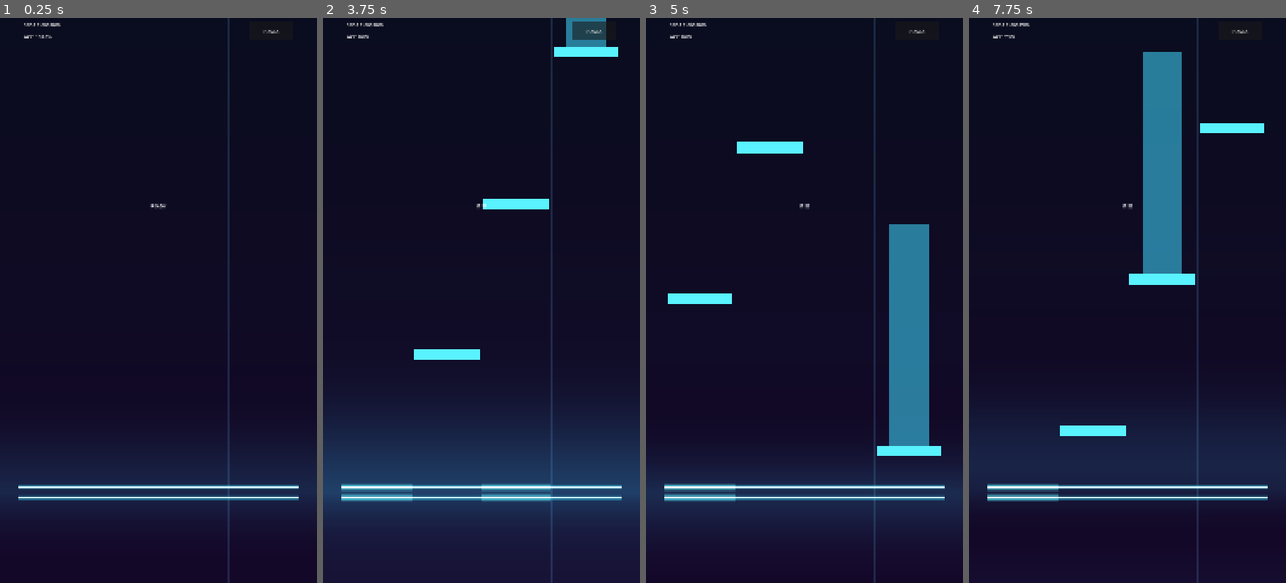
Above: before the commit, frames 1-4 (left to right).
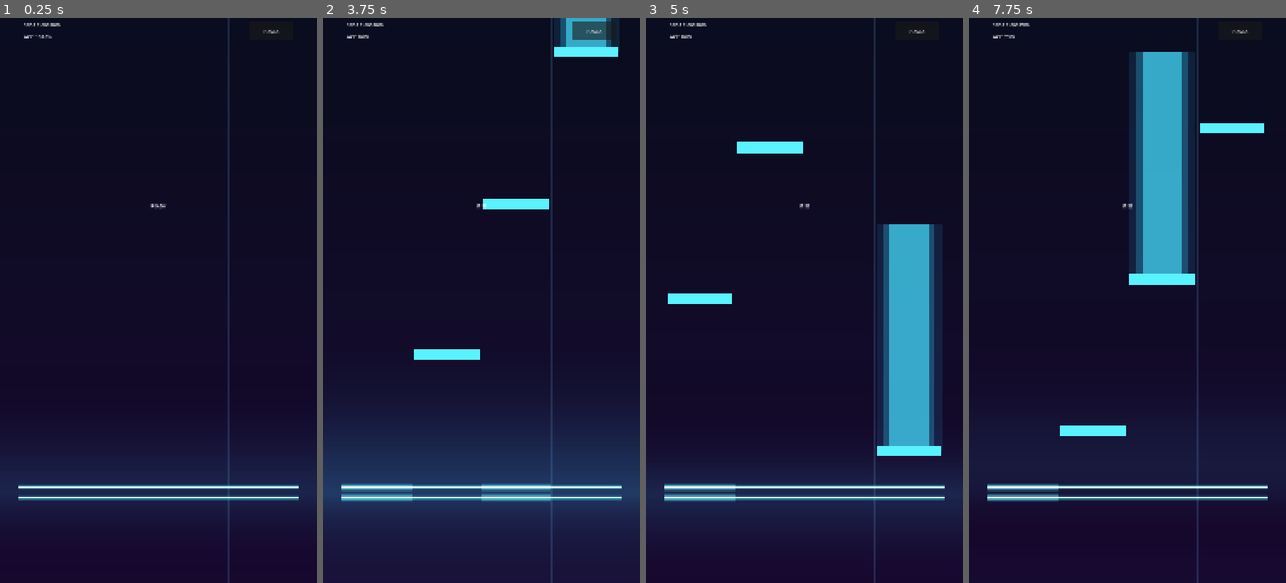
Above: after the commit, the same moments.

Repository: Carrillo524/FeelYourBeats
Game: Godot game, scene res://ui/game_session.tscn
Same seed, same stepped clock (60 frames per second), same inputs: the game is played once before the commit and once after it.
Inputs (mouse positions are in pixels of both pictures, inside the frame that each line leads up to):
- Up to frame 1 (0.25 s): no input
- Up to frame 2 (3.75 s): click "PAUSA" at 0.5 s; click "REINICIAR" at 1.25 s; tap Enter at 2 s; move the mouse to (551, 272) at 2.02 s; hold D 2.03-2.78 s; tap F at 2.1 s; click (551, 272) at 2.17 s; move the mouse to (418, 328) at 2.77 s; tap J at 2.85 s; click (418, 328) at 2.92 s; move the mouse to (513, 176) at 3.52 s; hold D from 3.53 s (still down); tap K at 3.6 s; click (513, 176) at 3.67 s
- Up to frame 3 (5 s): keep holding D; move the mouse to (788, 413) at 4.27 s; tap F at 4.35 s; click (788, 413) at 4.42 s
- Up to frame 4 (7.75 s): move the mouse to (1222, 385) at 5.02 s; release D at 5.03 s; tap one key every 0.75 s from 5.1 s: J K F J; click (1222, 385) at 5.17 s; move the mouse to (1032, 215) at 5.77 s; click (1032, 215) at 5.92 s; move the mouse to (1143, 300) at 6.52 s; click (1143, 300) at 6.67 s; move the mouse to (1079, 159) at 7.27 s; hold D from 7.28 s (still down); click (1079, 159) at 7.42 s

The runs differ from the first frame. In frame 2, 0.7% of the frame differs, in the area x 72-94%, y 0-6%; in frame 3, 8.1%; in frame 4, 8.2%, in the area x 50-72%, y 6-46%.

Commit message:
feat(vfx,gameplay): connect live audio spectrum to backdrop zoom, hold glow and session pipeline

Diff:
--- a/gameplay/game_session.gd
+++ b/gameplay/game_session.gd
@@ -6,15 +6,20 @@
 const DEMO_SAMPLE_RATE: int = 8000
 
 @export var dsp_clock: DSPClock = null
+@export var audio_analyzer: AudioAnalyzer = null
 @export var screen_safe_adapter: ScreenSafeAdapter = null
 @export var input_adapter: RhythmInputAdapter = null
 @export var hit_judge: HitJudge = null
 @export var lane_field: LaneField = null
 @export var reactive_background: ReactiveBackground = null
 @export var safe_hud: SafeHud = null
+@export var custom_audio_path: String = ""
+@export var default_difficulty: int = AutoChartGenerator.Difficulty.NORMAL
+@export var default_note_type_mode: int = AutoChartGenerator.NoteTypeMode.TAP_AND_HOLD
 @export var auto_start_demo: bool = true
 
 var _active_chart: ChartData = null
+var _active_audio_stream: AudioStream = null
 
 
 func _ready() -> void:
@@ -22,14 +27,70 @@
 	mouse_filter = Control.MOUSE_FILTER_IGNORE
 	_resolve_and_wire_nodes()
 
-	if auto_start_demo:
+	if not custom_audio_path.is_empty():
+		var started: bool = start_audio_file_session(
+			custom_audio_path,
+			default_difficulty,
+			default_note_type_mode
+		)
+		if not started and auto_start_demo:
+			start_demo_session()
+	elif auto_start_demo:
 		start_demo_session()
 
 
 func start_demo_session() -> void:
 	_resolve_and_wire_nodes()
 	var demo_chart: ChartData = build_demo_chart()
+	_active_audio_stream = _generate_metronome_stream(
+		demo_chart.duration_sec,
+		demo_chart.bpm_estimate
+	)
+	if audio_analyzer != null:
+		audio_analyzer.set_live_monitoring(true)
 	start_chart_session(demo_chart)
+
+
+func start_audio_file_session(
+	p_audio_path: String,
+	p_difficulty: int = AutoChartGenerator.Difficulty.NORMAL,
+	p_note_type_mode: int = AutoChartGenerator.NoteTypeMode.TAP_AND_HOLD,
+	p_title: String = ""
+) -> bool:
+	_resolve_and_wire_nodes()
+	if audio_analyzer == null or p_audio_path.is_empty():
+		return false
+
+	var stream: AudioStream = audio_analyzer.load_audio_stream(p_audio_path)
+	if stream == null:
+		return false
+
+	var analysis: Dictionary = audio_analyzer.analyze_audio_stream(stream)
+	var duration_sec: float = analysis.get("duration_sec", 0.0) as float
+	if duration_sec <= 0.0:
+		return false
+
+	var file_basename: String = p_audio_path.get_file().get_basename()
+	var song_id: String = file_basename if not file_basename.is_empty() else "custom_track"
+	var resolved_title: String = p_title if not p_title.is_empty() else song_id
+
+	var generator: AutoChartGenerator = AutoChartGenerator.new()
+	var chart: ChartData = generator.generate_from_analysis(
+		song_id,
+		resolved_title,
+		p_audio_path,
+		analysis,
+		p_difficulty,
+		p_note_type_mode
+	)
+
+	var validation: Dictionary = chart.validate()
+	if not (validation.get("valid", false) as bool):
+		return false
+
+	_active_audio_stream = stream
+	audio_analyzer.set_live_monitoring(true)
+	return start_chart_session(chart)
 
 
 func start_chart_session(p_chart: ChartData) -> bool:
@@ -49,11 +110,14 @@
 	if dsp_clock != null:
 		if not dsp_clock.load_chart(p_chart):
 			return false
-		if dsp_clock.audio_player != null and dsp_clock.audio_player.stream == null:
-			dsp_clock.audio_player.stream = _generate_metronome_stream(
-				p_chart.duration_sec,
-				p_chart.bpm_estimate
-			)
+		if dsp_clock.audio_player != null:
+			if _active_audio_stream != null:
+				dsp_clock.audio_player.stream = _active_audio_stream
+			elif dsp_clock.audio_player.stream == null:
+				dsp_clock.audio_player.stream = _generate_metronome_stream(
+					p_chart.duration_sec,
+					p_chart.bpm_estimate
+				)
 
 	if lane_field != null:
 		if not lane_field.load_chart(p_chart):
@@ -67,6 +131,9 @@
 
 	if screen_safe_adapter != null:
 		screen_safe_adapter.recalculate_layout()
+
+	if audio_analyzer != null:
+		audio_analyzer.set_live_monitoring(true)
 
 	if dsp_clock != null:
 		dsp_clock.start()
@@ -114,6 +181,8 @@
 func _resolve_and_wire_nodes() -> void:
 	if dsp_clock == null:
 		dsp_clock = get_node_or_null("DSPClock") as DSPClock
+	if audio_analyzer == null:
+		audio_analyzer = get_node_or_null("AudioAnalyzer") as AudioAnalyzer
 	if screen_safe_adapter == null:
 		screen_safe_adapter = get_node_or_null("ScreenSafeAdapter") as ScreenSafeAdapter
 	if input_adapter == null:
@@ -134,6 +203,7 @@
 	if reactive_background != null:
 		reactive_background.dsp_clock = dsp_clock
 		reactive_background.hit_judge = hit_judge
+		reactive_background.audio_analyzer = audio_analyzer
 		reactive_background.connect_dependencies()
 
 	if lane_field != null:
--- a/gameplay/note_view.gd
+++ b/gameplay/note_view.gd
@@ -4,14 +4,28 @@
 const DEFAULT_HEAD_HEIGHT_PX: float = 36.0
 const HORIZONTAL_PADDING_PX: float = 8.0
 const HOLD_WIDTH_RATIO: float = 0.56
+const HOLD_INNER_GLOW_IDLE_SCALE: float = 1.32
+const HOLD_OUTER_GLOW_IDLE_SCALE: float = 1.68
+const HOLD_INNER_GLOW_ACTIVE_SCALE: float = 1.54
+const HOLD_OUTER_GLOW_ACTIVE_SCALE: float = 2.05
+
+const HOLD_CORE_IDLE_COLOR: Color = Color(0.28, 0.88, 1.0, 0.62)
+const HOLD_CORE_ACTIVE_COLOR: Color = Color(0.65, 1.0, 0.96, 0.88)
+const HOLD_INNER_GLOW_IDLE_COLOR: Color = Color(0.22, 0.82, 1.0, 0.26)
+const HOLD_INNER_GLOW_ACTIVE_COLOR: Color = Color(0.35, 0.98, 0.92, 0.46)
+const HOLD_OUTER_GLOW_IDLE_COLOR: Color = Color(0.18, 0.72, 1.0, 0.12)
+const HOLD_OUTER_GLOW_ACTIVE_COLOR: Color = Color(0.25, 0.94, 0.88, 0.24)
 
 var note_data: NoteData = null
 var lane_width: float = 200.0
 var scroll_speed_px_per_sec: float = 1100.0
 
+var _hold_outer_glow_rect: ColorRect = null
+var _hold_inner_glow_rect: ColorRect = null
+var _hold_body_rect: ColorRect = null
 var _head_rect: ColorRect = null
-var _hold_body_rect: ColorRect = null
 var _current_tail_height_px: float = 0.0
+var _current_outer_glow_width_px: float = 0.0
 
 
 func _init() -> void:
@@ -41,12 +55,12 @@
 
 	if note_data.is_hold():
 		var full_tail_height_px: float = maxf(0.0, note_data.duration_sec) * scroll_speed_px_per_sec
+		_hold_outer_glow_rect.visible = true
+		_hold_inner_glow_rect.visible = true
 		_hold_body_rect.visible = true
-		_update_hold_body_geometry(full_tail_height_px)
+		_update_hold_body_geometry(full_tail_height_px, false)
 	else:
-		_current_tail_height_px = 0.0
-		_hold_body_rect.visible = false
-		_hold_body_rect.size = Vector2.ZERO
+		_hide_and_clear_hold_layers()
 
 	visible = true
 
@@ -62,34 +76,60 @@
 		var end_time_sec: float = note_data.time_sec + maxf(0.0, note_data.duration_sec)
 		var remaining_sec: float = maxf(0.0, end_time_sec - p_dsp_time_sec)
 		var remaining_tail_height_px: float = remaining_sec * scroll_speed_px_per_sec
-		_update_hold_body_geometry(remaining_tail_height_px)
+		_update_hold_body_geometry(remaining_tail_height_px, true)
 	else:
 		position.y = p_hit_line_y - (note_data.time_sec - p_dsp_time_sec) * scroll_speed_px_per_sec
 		if note_data.is_hold():
 			var full_tail_height_px: float = maxf(0.0, note_data.duration_sec) * scroll_speed_px_per_sec
-			_update_hold_body_geometry(full_tail_height_px)
+			_update_hold_body_geometry(full_tail_height_px, false)
 
 
 func reset_for_pool() -> void:
 	note_data = null
 	visible = false
 	position = Vector2.ZERO
-	_current_tail_height_px = 0.0
-	if _hold_body_rect != null:
-		_hold_body_rect.visible = false
-		_hold_body_rect.size = Vector2.ZERO
+	_hide_and_clear_hold_layers()
 
 
 func get_tail_height_px() -> float:
 	return _current_tail_height_px
 
 
+func get_hold_glow_width_px() -> float:
+	return _current_outer_glow_width_px
+
+
+func is_hold_glow_visible() -> bool:
+	return (
+		_hold_outer_glow_rect != null
+		and _hold_outer_glow_rect.visible
+		and _hold_inner_glow_rect != null
+		and _hold_inner_glow_rect.visible
+	)
+
+
 func _ensure_visual_nodes() -> void:
+	if _hold_outer_glow_rect == null:
+		_hold_outer_glow_rect = ColorRect.new()
+		_hold_outer_glow_rect.name = "HoldOuterGlowRect"
+		_hold_outer_glow_rect.mouse_filter = Control.MOUSE_FILTER_IGNORE
+		_hold_outer_glow_rect.color = HOLD_OUTER_GLOW_IDLE_COLOR
+		_hold_outer_glow_rect.visible = false
+		add_child(_hold_outer_glow_rect)
+
+	if _hold_inner_glow_rect == null:
+		_hold_inner_glow_rect = ColorRect.new()
+		_hold_inner_glow_rect.name = "HoldInnerGlowRect"
+		_hold_inner_glow_rect.mouse_filter = Control.MOUSE_FILTER_IGNORE
+		_hold_inner_glow_rect.color = HOLD_INNER_GLOW_IDLE_COLOR
+		_hold_inner_glow_rect.visible = false
+		add_child(_hold_inner_glow_rect)
+
 	if _hold_body_rect == null:
 		_hold_body_rect = ColorRect.new()
 		_hold_body_rect.name = "HoldBodyRect"
 		_hold_body_rect.mouse_filter = Control.MOUSE_FILTER_IGNORE
-		_hold_body_rect.color = Color(0.25, 0.85, 1.0, 0.55)
+		_hold_body_rect.color = HOLD_CORE_IDLE_COLOR
 		_hold_body_rect.visible = false
 		add_child(_hold_body_rect)
 
@@ -101,9 +141,40 @@
 		add_child(_head_rect)
 
 
-func _update_hold_body_geometry(p_tail_height_px: float) -> void:
+func _hide_and_clear_hold_layers() -> void:
+	_current_tail_height_px = 0.0
+	_current_outer_glow_width_px = 0.0
+	if _hold_outer_glow_rect != null:
+		_hold_outer_glow_rect.visible = false
+		_hold_outer_glow_rect.size = Vector2.ZERO
+	if _hold_inner_glow_rect != null:
+		_hold_inner_glow_rect.visible = false
+		_hold_inner_glow_rect.size = Vector2.ZERO
+	if _hold_body_rect != null:
+		_hold_body_rect.visible = false
+		_hold_body_rect.size = Vector2.ZERO
+
+
+func _update_hold_body_geometry(p_tail_height_px: float, p_is_holding: bool = false) -> void:
 	_current_tail_height_px = maxf(0.0, p_tail_height_px)
 	var body_width: float = maxf(4.0, lane_width * HOLD_WIDTH_RATIO)
 	var body_x: float = (lane_width - body_width) * 0.5
 	_hold_body_rect.position = Vector2(body_x, -_current_tail_height_px)
 	_hold_body_rect.size = Vector2(body_width, _current_tail_height_px)
+	_hold_body_rect.color = HOLD_CORE_ACTIVE_COLOR if p_is_holding else HOLD_CORE_IDLE_COLOR
+
+	var inner_scale: float = HOLD_INNER_GLOW_ACTIVE_SCALE if p_is_holding else HOLD_INNER_GLOW_IDLE_SCALE
+	var outer_scale: float = HOLD_OUTER_GLOW_ACTIVE_SCALE if p_is_holding else HOLD_OUTER_GLOW_IDLE_SCALE
+
+	var inner_width: float = minf(lane_width, body_width * inner_scale)
+	var inner_x: float = (lane_width - inner_width) * 0.5
+	_hold_inner_glow_rect.position = Vector2(inner_x, -_current_tail_height_px)
+	_hold_inner_glow_rect.size = Vector2(inner_width, _current_tail_height_px)
+	_hold_inner_glow_rect.color = HOLD_INNER_GLOW_ACTIVE_COLOR if p_is_holding else HOLD_INNER_GLOW_IDLE_COLOR
+
+	var outer_width: float = minf(lane_width, body_width * outer_scale)
+	var outer_x: float = (lane_width - outer_width) * 0.5
+	_current_outer_glow_width_px = outer_width
+	_hold_outer_glow_rect.position = Vector2(outer_x, -_current_tail_height_px)
+	_hold_outer_glow_rect.size = Vector2(outer_width, _current_tail_height_px)
+	_hold_outer_glow_rect.color = HOLD_OUTER_GLOW_ACTIVE_COLOR if p_is_holding else HOLD_OUTER_GLOW_IDLE_COLOR
--- a/ui/game_session.tscn
+++ b/ui/game_session.tscn
@@ -8,6 +8,7 @@
 [ext_resource type="Script" path="res://vfx/reactive_background.gd" id="6_vuf3u"]
 [ext_resource type="Script" path="res://gameplay/lane_field.gd" id="7_mim0t"]
 [ext_resource type="Script" path="res://ui/safe_hud.gd" id="8_jwo7v"]
+[ext_resource type="Script" path="res://core/audio/audio_analyzer.gd" id="9_rij35"]
 
 [node name="root" type="Control" unique_id=323559794]
 layout_mode = 3
@@ -40,3 +41,6 @@
 anchors_preset = 0
 mouse_filter = 2
 script = ExtResource("8_jwo7v")
+
+[node name="AudioAnalyzer" type="Node" parent="." unique_id=794898719]
+script = ExtResource("9_rij35")
--- a/vfx/reactive_backdrop.gdshader
+++ b/vfx/reactive_backdrop.gdshader
@@ -1,23 +1,33 @@
 shader_type canvas_item;
 
 uniform vec4 base_color_top : source_color = vec4(0.04, 0.05, 0.12, 1.0);
-uniform vec4 base_color_bottom : source_color = vec4(0.08, 0.03, 0.16, 1.0);
+uniform vec4 base_color_bottom : source_color = vec4(0.09, 0.03, 0.18, 1.0);
 uniform vec4 accent_color : source_color = vec4(0.20, 0.85, 1.00, 1.0);
 uniform float beat_pulse : hint_range(0.0, 1.0) = 0.0;
 uniform float energy_level : hint_range(0.0, 1.0) = 0.25;
 uniform int intensity_tier : hint_range(0, 3) = 0;
 uniform vec4 lane_hit_energies = vec4(0.0, 0.0, 0.0, 0.0);
+uniform float bass_energy : hint_range(0.0, 1.0) = 0.0;
+uniform float mid_energy : hint_range(0.0, 1.0) = 0.0;
+uniform float high_energy : hint_range(0.0, 1.0) = 0.0;
+uniform float zoom_bounce : hint_range(0.0, 0.25) = 0.0;
 
 void fragment() {
-	vec2 uv = UV;
-	vec4 bg = mix(base_color_top, base_color_bottom, uv.y);
+	float zoom_scale = 1.0 / (1.0 + (zoom_bounce * 0.14));
+	vec2 uv = clamp((UV - vec2(0.5)) * zoom_scale + vec2(0.5), vec2(0.0), vec2(1.0));
 
 	float tier_factor = float(intensity_tier) / 3.0;
+	vec3 boosted_bottom = base_color_bottom.rgb + (accent_color.rgb * (0.12 * bass_energy + 0.09 * mid_energy));
+	vec4 bg = mix(base_color_top, vec4(boosted_bottom, 1.0), uv.y);
+
 	float horizon_glow = exp(-abs(uv.y - 0.84) * (10.0 - tier_factor * 4.0));
-	float pulse_boost = beat_pulse * (0.18 + 0.22 * energy_level + 0.15 * tier_factor);
+	float pulse_boost = (beat_pulse * (0.18 + 0.22 * energy_level + 0.15 * tier_factor)) + (bass_energy * 0.20);
 
-	float wave = sin((uv.y * 18.0) - (TIME * (1.5 + tier_factor * 2.5))) * 0.5 + 0.5;
-	float grid_shimmer = wave * horizon_glow * (0.10 + 0.25 * energy_level);
+	float wave_speed = 1.5 + (tier_factor * 2.5) + (mid_energy * 1.4);
+	float wave = sin((uv.y * 18.0) - (TIME * wave_speed)) * 0.5 + 0.5;
+	float harmonic = sin((uv.x * 12.0) + (uv.y * 28.0) - (TIME * 3.2)) * 0.5 + 0.5;
+	float grid_shimmer = (wave * horizon_glow * (0.10 + 0.25 * energy_level + 0.18 * mid_energy))
+		+ (harmonic * horizon_glow * high_energy * 0.16);
 
 	int lane_idx = clamp(int(floor(uv.x * 4.0)), 0, 3);
 	float lane_energy = 0.0;
--- a/vfx/reactive_background.gd
+++ b/vfx/reactive_background.gd
@@ -5,9 +5,16 @@
 const BEAT_DECAY_PER_SEC: float = 4.5
 const LANE_FLASH_DECAY_PER_SEC: float = 5.5
 const ENERGY_LERP_SPEED: float = 6.0
+const SPECTRUM_ATTACK_SPEED: float = 14.0
+const SPECTRUM_DECAY_SPEED: float = 6.5
+const ZOOM_DECAY_SPEED: float = 7.0
+const MAX_ZOOM_BOUNCE: float = 0.25
+const AMBIENT_BREATH_SPEED: float = 1.6
+const AMBIENT_ZOOM_AMPLITUDE: float = 0.018
 
 @export var dsp_clock: DSPClock = null
 @export var hit_judge: HitJudge = null
+@export var audio_analyzer: AudioAnalyzer = null
 
 var _shader_material: ShaderMaterial = null
 var _beat_pulse: float = 0.0
@@ -15,8 +22,17 @@
 var _target_energy: float = 0.2
 var _current_tier: int = 0
 var _lane_flashes: Vector4 = Vector4.ZERO
+var _target_bass: float = 0.0
+var _target_mid: float = 0.0
+var _target_high: float = 0.0
+var _smoothed_bass: float = 0.0
+var _smoothed_mid: float = 0.0
+var _smoothed_high: float = 0.0
+var _zoom_bounce: float = 0.0
+var _ambient_phase: float = 0.0
 var _beat_pulse_count: int = 0
 var _intensity_change_count: int = 0
+var _spectrum_update_count: int = 0
 
 
 func _init() -> void:
@@ -43,11 +59,37 @@
 		if not hit_judge.note_judged.is_connected(_on_note_judged):
 			hit_judge.note_judged.connect(_on_note_judged)
 
+	if audio_analyzer != null:
+		if not audio_analyzer.spectrum_updated.is_connected(_on_spectrum_updated):
+			audio_analyzer.spectrum_updated.connect(_on_spectrum_updated)
+
 
 func _process(p_delta: float) -> void:
 	var dt: float = maxf(0.0, p_delta)
+	_ambient_phase += dt * AMBIENT_BREATH_SPEED
+
 	_beat_pulse = maxf(0.0, _beat_pulse - (BEAT_DECAY_PER_SEC * dt))
 	_current_energy = lerpf(_current_energy, _target_energy, clampf(ENERGY_LERP_SPEED * dt, 0.0, 1.0))
+
+	var bass_rate: float = SPECTRUM_ATTACK_SPEED if _target_bass > _smoothed_bass else SPECTRUM_DECAY_SPEED
+	var mid_rate: float = SPECTRUM_ATTACK_SPEED if _target_mid > _smoothed_mid else SPECTRUM_DECAY_SPEED
+	var high_rate: float = SPECTRUM_ATTACK_SPEED if _target_high > _smoothed_high else SPECTRUM_DECAY_SPEED
+
+	_smoothed_bass = lerpf(_smoothed_bass, _target_bass, clampf(bass_rate * dt, 0.0, 1.0))
+	_smoothed_mid = lerpf(_smoothed_mid, _target_mid, clampf(mid_rate * dt, 0.0, 1.0))
+	_smoothed_high = lerpf(_smoothed_high, _target_high, clampf(high_rate * dt, 0.0, 1.0))
+
+	_target_bass = maxf(0.0, _target_bass - (SPECTRUM_DECAY_SPEED * dt))
+	_target_mid = maxf(0.0, _target_mid - (SPECTRUM_DECAY_SPEED * dt))
+	_target_high = maxf(0.0, _target_high - (SPECTRUM_DECAY_SPEED * dt))
+
+	var ambient_breath: float = (sin(_ambient_phase) * 0.5 + 0.5) * AMBIENT_ZOOM_AMPLITUDE
+	var target_zoom: float = clampf(
+		(_smoothed_bass * 0.16) + (_beat_pulse * 0.07) + ambient_breath,
+		0.0,
+		MAX_ZOOM_BOUNCE
+	)
+	_zoom_bounce = lerpf(_zoom_bounce, target_zoom, clampf(ZOOM_DECAY_SPEED * dt, 0.0, 1.0))
 
 	var lane_decay: float = LANE_FLASH_DECAY_PER_SEC * dt
 	_lane_flashes.x = maxf(0.0, _lane_flashes.x - lane_decay)
@@ -74,6 +116,14 @@
 	return _lane_flashes
 
 
+func get_zoom_bounce_value() -> float:
+	return _zoom_bounce
+
+
+func get_smoothed_bass_energy() -> float:
+	return _smoothed_bass
+
+
 func get_beat_pulse_count() -> int:
 	return _beat_pulse_count
 
@@ -82,8 +132,13 @@
 	return _intensity_change_count
 
 
+func get_spectrum_update_count() -> int:
+	return _spectrum_update_count
+
+
 func _on_beat_pulsed(_p_beat_index: int, _p_beat_time_sec: float) -> void:
 	_beat_pulse = 1.0
+	_zoom_bounce = clampf(_zoom_bounce + 0.05, 0.0, MAX_ZOOM_BOUNCE)
 	_beat_pulse_count += 1
 	_sync_shader_parameters()
 
@@ -95,6 +150,19 @@
 	_current_tier = clampi(p_block.tier, IntensityBlock.MIN_TIER, IntensityBlock.MAX_TIER)
 	_intensity_change_count += 1
 	_sync_shader_parameters()
+
+
+func _on_spectrum_updated(
+	p_bass_energy: float,
+	p_mid_energy: float,
+	p_high_energy: float,
+	p_total_energy: float
+) -> void:
+	_target_bass = clampf(p_bass_energy, 0.0, 1.0)
+	_target_mid = clampf(p_mid_energy, 0.0, 1.0)
+	_target_high = clampf(p_high_energy, 0.0, 1.0)
+	_target_energy = clampf(maxf(_target_energy * 0.75, p_total_energy), 0.15, 1.0)
+	_spectrum_update_count += 1
 
 
 func _on_note_judged(p_lane: int, p_grade: int, _p_error_ms: float, _p_combo: int) -> void:
@@ -147,3 +215,7 @@
 	_shader_material.set_shader_parameter("energy_level", _current_energy)
 	_shader_material.set_shader_parameter("intensity_tier", _current_tier)
 	_shader_material.set_shader_parameter("lane_hit_energies", _lane_flashes)
+	_shader_material.set_shader_parameter("bass_energy", _smoothed_bass)
+	_shader_material.set_shader_parameter("mid_energy", _smoothed_mid)
+	_shader_material.set_shader_parameter("high_energy", _smoothed_high)
+	_shader_material.set_shader_parameter("zoom_bounce", _zoom_bounce)
Not shown, added: specs/08_spectrum_vfx_and_session_integration.md
